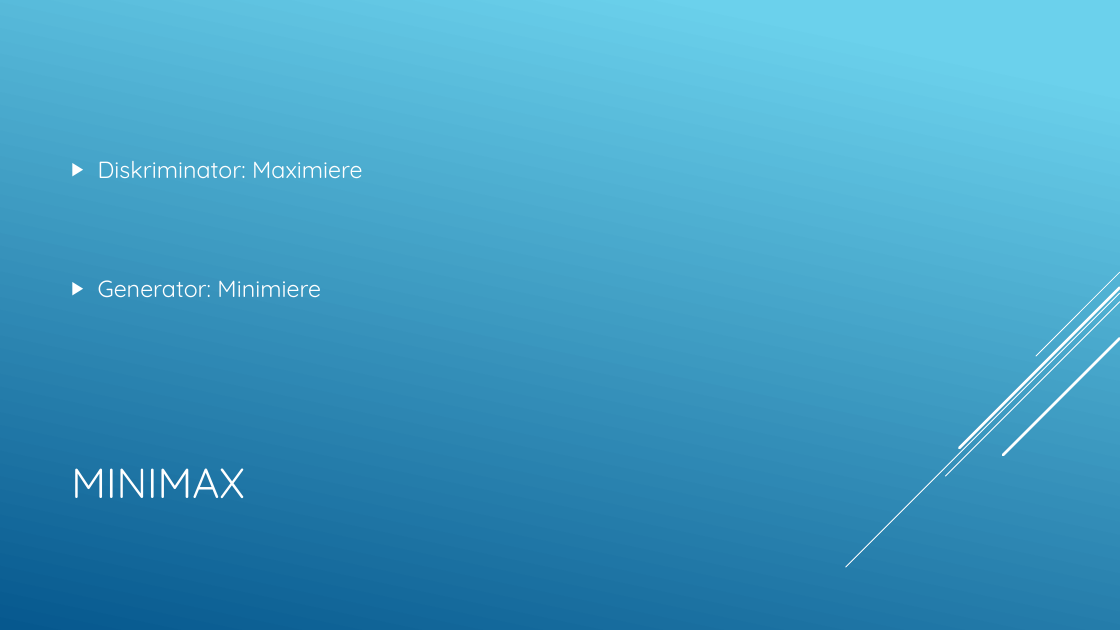
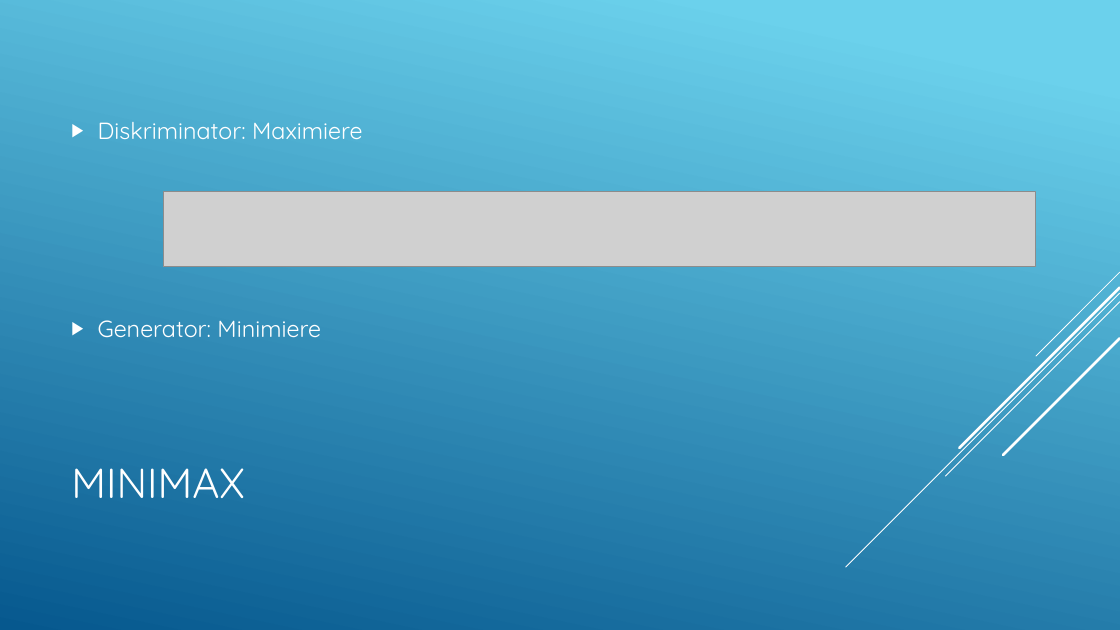
Before and after one commit to LucaRitz/informatik_seminar_gan, a slide deck: slide 14 of GAN.pptx. Drawn at 1120x630 pixels with LibreOffice and Linux fonts; fonts in the diff are those of the drawing; grey boxes stand for pictures. Boxes give left, top, right and bottom in pixels: in the first picture for what was removed or moved away, otherwise in the second. Text is boxed around its words. In the diff, an @@ line names an element or a change of style, - is before the commit and + after.

```diff
--- a/GAN.pptx
+++ b/GAN.pptx
@@ text "Diskriminator: Maximiere" rewrapped from (x1=98, y1=161, x2=362, y2=297) to (x1=98, y1=122, x2=362, y2=337) @@
@@ picture added at (x1=163, y1=192, x2=1036, y2=267) @@
```
Also in this commit, not shown: 2 other slides changed.
